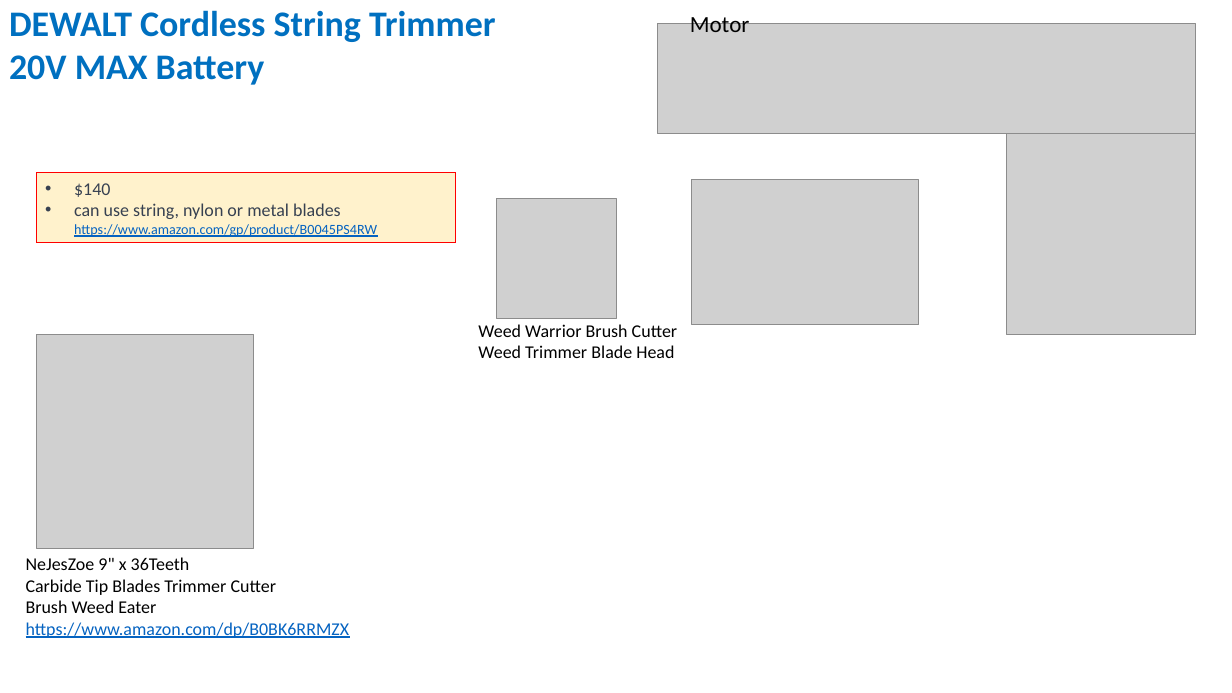
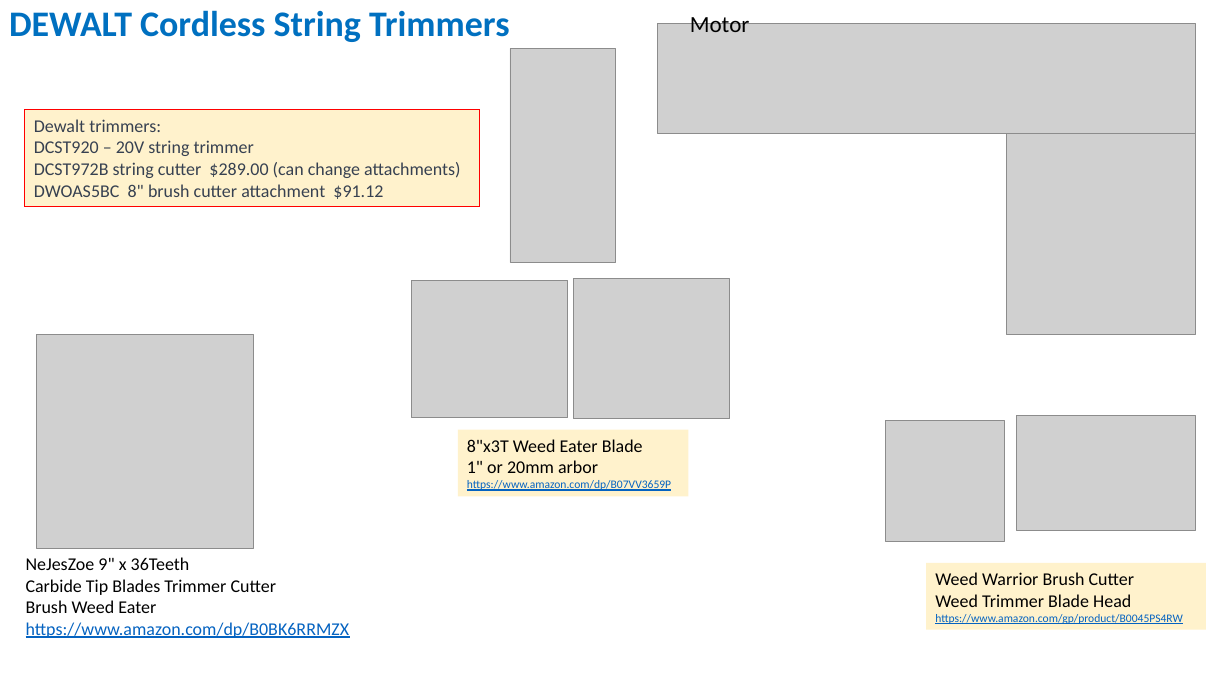
Before and after one commit to lselector/misc_farm, a slide deck: slide 2 of misc/scythe_grass_trimmer.pptx. Drawn at 1232x693 pixels with LibreOffice and Linux fonts; fonts in the diff are those of the drawing; grey boxes stand for pictures. Boxes give left, top, right and bottom in pixels: in the first picture for what was removed or moved away, otherwise in the second. Text is boxed around its words. In the diff, an @@ line names an element or a change of style, - is before the commit and + after.

Commit message:
update

```diff
--- a/misc/scythe_grass_trimmer.pptx
+++ b/misc/scythe_grass_trimmer.pptx
@@ text at box(9, 10, 510, 42): text changed @@
-DEWALT Cordless String Trimmer
-20V MAX Battery
+DEWALT Cordless String Trimmers
@@ picture added at box(510, 49, 616, 262) @@
@@ rectangle "Dewalt trimmers:": place and size @@
-rectangle "Dewalt trimmers:" at box(36, 173, 456, 243)
+rectangle "Dewalt trimmers:" at box(25, 110, 480, 206)
@@ text in rectangle at box(34, 119, 460, 199): text changed; size 11 to 14 pt; text colour #0563C1 to #374151 @@
-• $140
-• can use string, nylon or metal blades
-  https://www.amazon.com/gp/product/B0045PS4RW
+Dewalt trimmers:
+DCST920 – 20V string trimmer
+DCST972B string cutter $289.00 (can change attachments)
+DWOAS5BC 8" brush cutter attachment $91.12
@@ picture removed at box(692, 180, 919, 325) @@
@@ picture added at box(411, 280, 568, 418) @@
@@ picture added at box(573, 279, 730, 420) @@
@@ picture added at box(1017, 416, 1196, 531) @@
@@ rectangle added at box(457, 430, 689, 496), fill #FFF2CC, 9 pt, text #0563C1, underline @@
+8"x3T Weed Eater Blade
+1" or 20mm arbor
+https://www.amazon.com/dp/B07VV3659P
@@ picture: place and size @@
-picture at box(497, 198, 616, 319)
+picture at box(885, 421, 1005, 542)
@@ rectangle "Weed Warrior Brush Cutter": place and size @@
-rectangle "Weed Warrior Brush Cutter" at box(478, 324, 678, 358)
+rectangle "Weed Warrior Brush Cutter" at box(926, 563, 1206, 629)
@@ rectangle "Weed Warrior Brush Cutter" at box(926, 563, 1206, 629): fill none to #FFF2CC @@
@@ text in rectangle at box(935, 594, 1183, 624): text changed; size 14 to 9 pt; text colour #000000 to #0563C1 @@
-Weed Trimmer Blade Head
+Weed Trimmer Blade Head
+https://www.amazon.com/gp/product/B0045PS4RW
```
